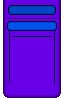
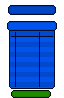
Layer changes from the first 64 x 98 image to the second:
added layer "Layer 6" above "Layer 5" over [11, 90, 51, 98]
painted on "Layer 5" over [9, 31, 55, 89]
painted on "Layer 4" over [7, 18, 57, 19]
hid "Layer 3" over [3, 0, 61, 98]
